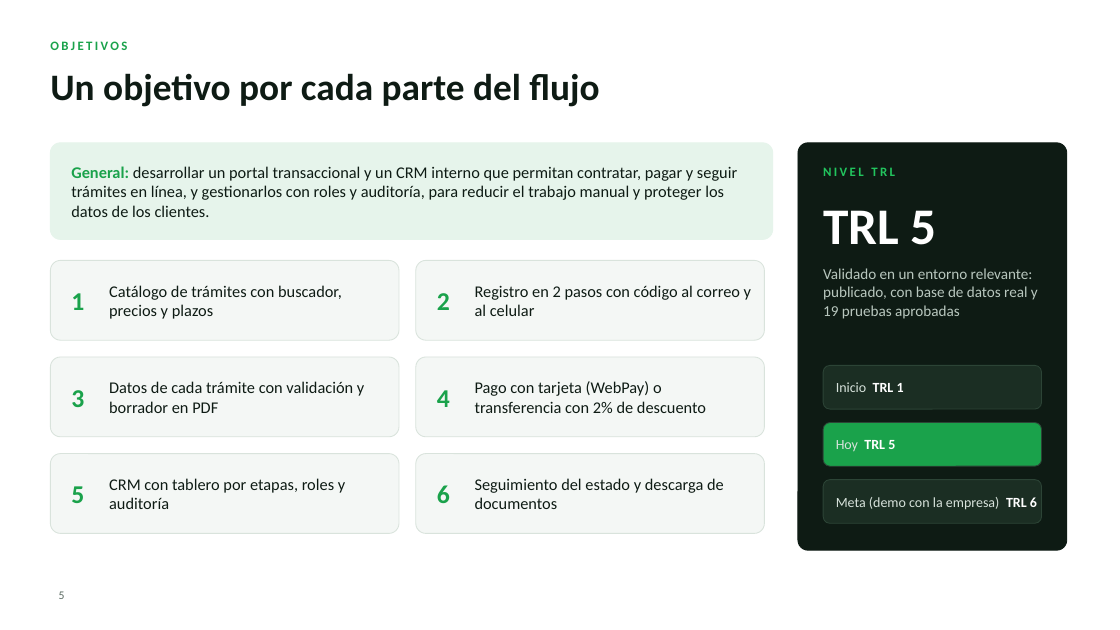
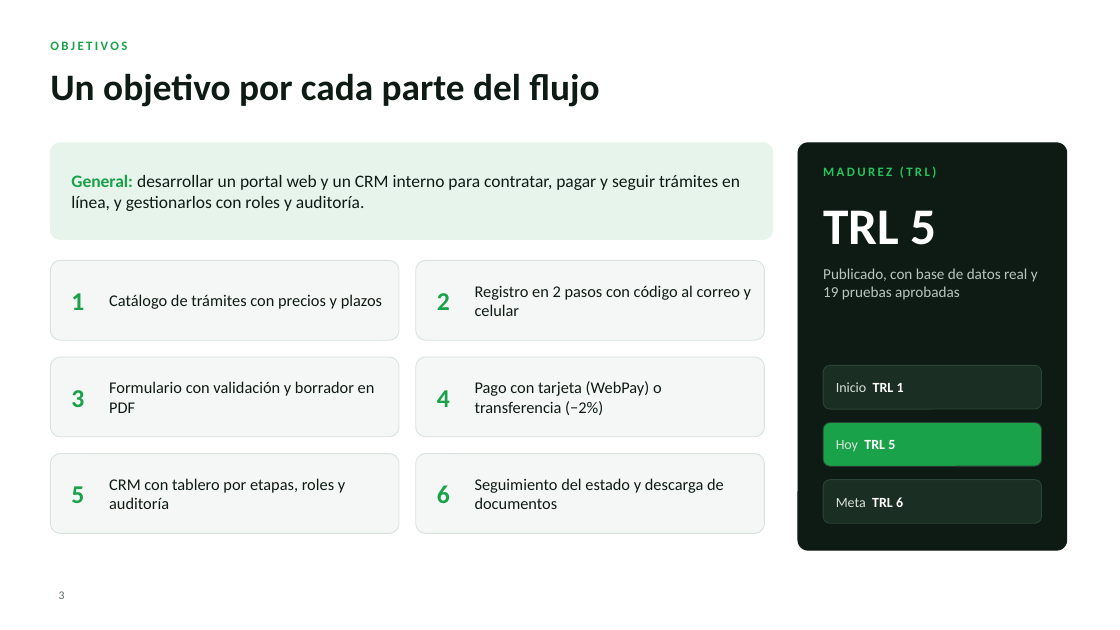
Before and after one commit to carlsLN/Capstone, a slide deck: slide 3 of Fase 3/Presentacion_Final_EasyOffice.pptx (slide 5 before the commit). Drawn at 1120x630 pixels with LibreOffice and Linux fonts; fonts in the diff are those of the drawing; background and template pictures are left out. Boxes give left, top, right and bottom in pixels: in the first picture for what was removed or moved away, otherwise in the second. Text is boxed around its words. In the diff, an @@ line names an element or a change of style, - is before the commit and + after.

```diff
--- a/Fase 3/Presentacion_Final_EasyOffice.pptx
+++ b/Fase 3/Presentacion_Final_EasyOffice.pptx
@@ text at bbox=[71, 174, 740, 211]: text changed; size 14 to 15 pt @@
-General: desarrollar un portal transaccional y un CRM interno que permitan contratar, pagar y seguir trámites en línea, y gestionarlos con roles y auditoría, para reducir el trabajo manual y proteger los datos de los clientes.
+General: desarrollar un portal web y un CRM interno para contratar, pagar y seguir trámites en línea, y gestionarlos con roles y auditoría.
@@ text at bbox=[823, 166, 936, 178]: text changed @@
-NIVEL TRL
+MADUREZ (TRL)
@@ text at bbox=[823, 268, 1038, 300]: text changed @@
-Validado en un entorno relevante: publicado, con base de datos real y 19 pruebas aprobadas
+Publicado, con base de datos real y 19 pruebas aprobadas
@@ text at bbox=[109, 294, 382, 309]: text changed @@
-Catálogo de trámites con buscador, precios y plazos
+Catálogo de trámites con precios y plazos
@@ text at bbox=[475, 285, 751, 316]: text changed @@
-Registro en 2 pasos con código al correo y al celular
+Registro en 2 pasos con código al correo y celular
@@ text at bbox=[109, 381, 375, 413]: text changed @@
-Datos de cada trámite con validación y borrador en PDF
+Formulario con validación y borrador en PDF
@@ text at bbox=[475, 381, 662, 415]: text changed @@
-Pago con tarjeta (WebPay) o transferencia con 2% de descuento
+Pago con tarjeta (WebPay) o transferencia (−2%)
@@ text at bbox=[836, 497, 903, 507]: text changed @@
-Meta (demo con la empresa) TRL 6
+Meta TRL 6
@@ page number at bbox=[59, 591, 65, 599]: text changed @@
-5
+3
```
Also in this commit, not shown: 3 other slides changed, 5 slides added, 11 slides removed, 2 other files.
